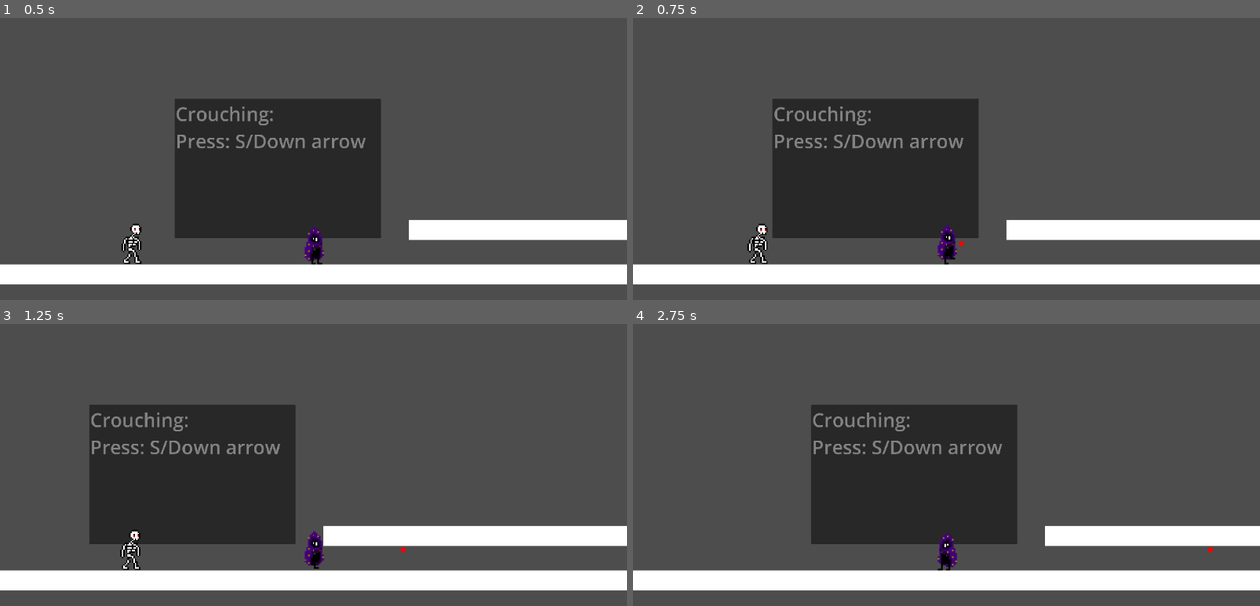
Above: before the commit, frames 1-4 (two rows, left to right).
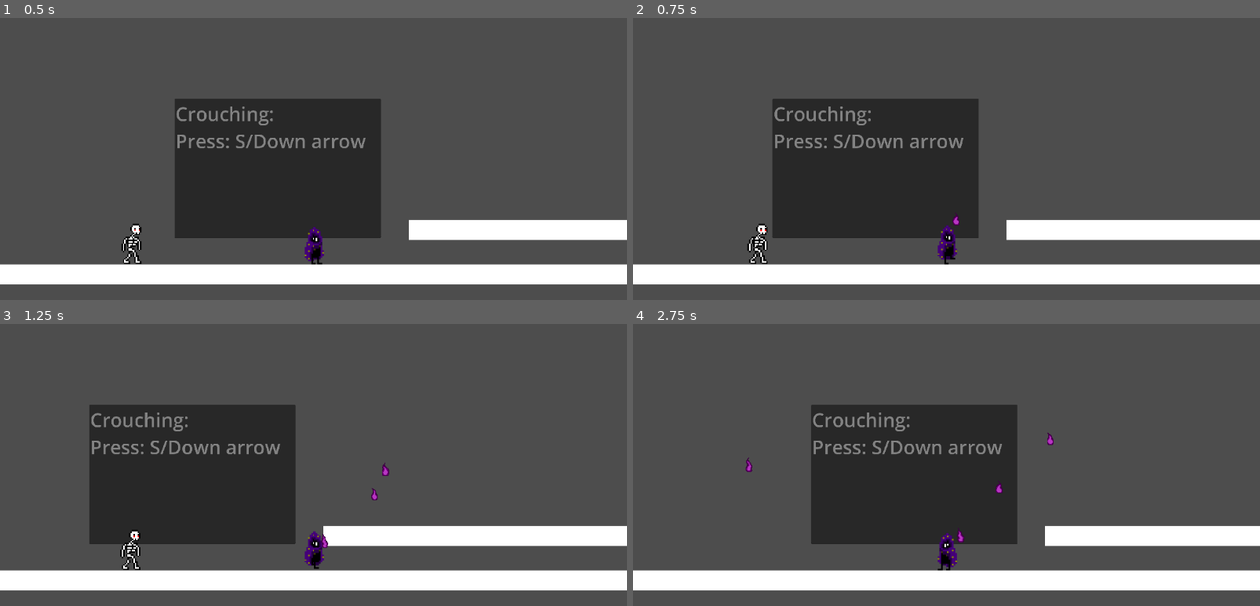
Above: after the commit, the same moments.

Repository: SoopyTM/game-for-people
Game: Godot game, scene res://Temp Assets + Scenes/Testing level.tscn
The game is run twice, just before and just after one commit, with the same random seed, the same clock (stepped at 60 frames per second) and the same inputs.
Inputs (mouse positions are in pixels of both pictures, inside the frame that each line leads up to):
- Up to frame 1 (0.5 s): no input
- Up to frame 2 (0.75 s): move the mouse to (1084, 175) at 0.52 s; hold D (Walk_Right) from 0.53 s (still down); hold Shift (Shoot) from 0.53 s (still down)
- Up to frame 3 (1.25 s): keep holding D (Walk_Right); keep holding Shift (Shoot); tap Space (Jump) at 0.77 s
- Up to frame 4 (2.75 s): move the mouse to (821, 518) at 1.27 s; release Shift (Shoot) at 1.28 s; tap S (Crouch) at 1.35 s; tap Space (Jump) at 1.52 s; tap Shift (Shoot) at 1.55 s; move the mouse to (1009, 422) at 2.02 s; release D (Walk_Right) at 2.03 s; hold A (Walk_Left) from 2.03 s (still down); hold Shift (Shoot) from 2.03 s (still down)

Frame 1 is identical in both runs. In frame 2, less than 0.1% of the frame differs, in the area x 50-53%, y 69-82%; in frame 3, 0.1%; in frame 4, 0.2%, in the area x 17-93%, y 38-82%.

Commit message:
Changed the aiming of the bullet and a few other things.
Added a very simple way of doing the animation

The animation is played at 7 fps because I thought it looked decent.

The projectile now shoots in the direction the mouse cursor is in.

This is a much better way than how we were doing things, but it is in the experiment branch so people can tell me if they like it. Let me know on discord.

Diff:
--- a/Main Scenes/Player.tscn
+++ b/Main Scenes/Player.tscn
@@ -97,3 +97,5 @@
 animation = &"Idle"
 frame = 3
 frame_progress = 1.0
+
+[node name="Aiming Ray" type="RayCast2D" parent="."]
--- a/Main Scenes/bullet.tscn
+++ b/Main Scenes/bullet.tscn
@@ -1,12 +1,47 @@
-[gd_scene load_steps=5 format=3 uid="uid://bvvs1b6eswxj1"]
+[gd_scene load_steps=12 format=3 uid="uid://bvvs1b6eswxj1"]
 
 [ext_resource type="Script" path="res://Scripts/bullet.gd" id="1_gdfjj"]
+[ext_resource type="Texture2D" uid="uid://dmqjp1dnxrrpb" path="res://Images/Fireball/Fireball Frame 1.png" id="2_butt6"]
+[ext_resource type="Texture2D" uid="uid://ccvw8qedrrjlf" path="res://Images/Fireball/Fireball Frame 2.png" id="3_gmv1s"]
+[ext_resource type="Texture2D" uid="uid://wneas2go7pas" path="res://Images/Fireball/Fireball Frame 3.png" id="4_k7aqo"]
+[ext_resource type="Texture2D" uid="uid://dysoordraewba" path="res://Images/Fireball/Fireball Frame 4.png" id="5_p6uav"]
+[ext_resource type="Texture2D" uid="uid://blgjjf2y3ixu7" path="res://Images/Fireball/Fireball Frame 5.png" id="6_y3v6l"]
+[ext_resource type="Texture2D" uid="uid://db8ekheffw7tq" path="res://Images/Fireball/Fireball Frame 6.png" id="7_svxo0"]
+[ext_resource type="Texture2D" uid="uid://bh4fhwlcl1eli" path="res://Images/Fireball/Fireball Frame 7.png" id="8_mwcd0"]
 
 [sub_resource type="CircleShape2D" id="CircleShape2D_w3qlq"]
+radius = 16.0312
 
 [sub_resource type="CircleShape2D" id="CircleShape2D_ejusx"]
 
-[sub_resource type="SphereMesh" id="SphereMesh_c57a2"]
+[sub_resource type="SpriteFrames" id="SpriteFrames_ycvd6"]
+animations = [{
+"frames": [{
+"duration": 1.5,
+"texture": ExtResource("2_butt6")
+}, {
+"duration": 1.0,
+"texture": ExtResource("3_gmv1s")
+}, {
+"duration": 1.5,
+"texture": ExtResource("4_k7aqo")
+}, {
+"duration": 1.0,
+"texture": ExtResource("5_p6uav")
+}, {
+"duration": 1.5,
+"texture": ExtResource("6_y3v6l")
+}, {
+"duration": 1.0,
+"texture": ExtResource("7_svxo0")
+}, {
+"duration": 1.0,
+"texture": ExtResource("8_mwcd0")
+}],
+"loop": true,
+"name": &"fireBall",
+"speed": 7.0
+}]
 
 [node name="bullet" type="Area2D" groups=["bullet"]]
 script = ExtResource("1_gdfjj")
@@ -14,18 +49,19 @@
 [node name="CollisionShape2D" type="CollisionShape2D" parent="."]
 shape = SubResource("CircleShape2D_w3qlq")
 
-[node name="Sprite2D" type="Sprite2D" parent="."]
-
 [node name="ShapeCast2D" type="ShapeCast2D" parent="."]
+scale = Vector2(1.605, 1.595)
 shape = SubResource("CircleShape2D_ejusx")
 target_position = Vector2(0, 0)
-
-[node name="MeshInstance2D" type="MeshInstance2D" parent="."]
-modulate = Color(0.988235, 0, 0, 1)
-position = Vector2(0, 2.44379e-06)
-scale = Vector2(20.0227, 20)
-mesh = SubResource("SphereMesh_c57a2")
 
 [node name="Timer" type="Timer" parent="."]
 wait_time = 5.0
 autostart = true
+
+[node name="AnimatedSprite2D" type="AnimatedSprite2D" parent="."]
+position = Vector2(4, -17)
+scale = Vector2(2.08203, 2.08203)
+sprite_frames = SubResource("SpriteFrames_ycvd6")
+animation = &"fireBall"
+frame = 3
+frame_progress = 0.105796
--- a/Scripts/bullet.gd
+++ b/Scripts/bullet.gd
@@ -1,11 +1,19 @@
+# find a "is ready" function and put that in _process. this is for the animation. probably do if possible: "if bulletOrSomeThing.is_ready()" or something like that.
+
+
 extends Area2D
 
 @export var speed: float = 1000
 @export var direction: Vector2 = Vector2.RIGHT
 
+var animatedSprite2D
+
+var is_ready: bool = false
+
 @onready var timer: Timer = $Timer
 
 func _ready():
+	is_ready = true
 	if direction == Vector2.ZERO:
 		print("Bullet has no direction! Defaulting to right.")
 		direction = Vector2.RIGHT
@@ -14,6 +22,9 @@
 	body_entered.connect(_on_body_entered)
 
 func _process(delta: float) -> void:
+	if is_ready:
+		animatedSprite2D = get_node("AnimatedSprite2D")
+		animatedSprite2D.play()
 	position += direction * speed * delta
 
 func _on_timer_timeout():
--- a/Scripts/character_body_2d.gd
+++ b/Scripts/character_body_2d.gd
@@ -63,13 +63,14 @@
 				var bullet_instance = bullet.instantiate()
 				bullet_instance.global_transform = global_transform  # Set position
 
-				# Get player's facing direction based on sprite flip_h
-				var player_facing_direction = Vector2(-1 if get_node("CollisionShape2D").animatedSprite2D.flip_h else 1, 0)
-				bullet_instance.direction = player_facing_direction  # Set bullet direction
+				# Calculate direction towards the mouse cursor
+				var mouse_position = get_global_mouse_position()
+				var direction = (mouse_position - global_position).normalized()
+				bullet_instance.direction = direction
 
 				get_parent().add_child(bullet_instance)
 				canShoot = false
-				await get_tree().create_timer(0.4).timeout
+				await get_tree().create_timer(0.2).timeout
 				canShoot = true
 			else:
 				push_error("Bullet scene is not assigned!")
--- a/Scripts/collision_shape_2d.gd
+++ b/Scripts/collision_shape_2d.gd
@@ -11,6 +11,7 @@
 	animatedSprite2D.play("Walking")
 	animatedSprite2D.position.y = 0
 	animatedSprite2D.flip_h = lastHFlip
+
 
 func _process(delta: float) -> void:
 	if Input.is_action_pressed("Crouch") or raycastAbove.is_colliding():
--- a/project.godot
+++ b/project.godot
@@ -48,7 +48,8 @@
 }
 Shoot={
 "deadzone": 0.5,
-"events": [Object(InputEventKey,"resource_local_to_scene":false,"resource_name":"","device":-1,"window_id":0,"alt_pressed":false,"shift_pressed":false,"ctrl_pressed":false,"meta_pressed":false,"pressed":false,"keycode":0,"physical_keycode":4194325,"key_label":0,"unicode":0,"location":0,"echo":false,"script":null)
+"events": [Object(InputEventMouseButton,"resource_local_to_scene":false,"resource_name":"","device":-1,"window_id":0,"alt_pressed":false,"shift_pressed":false,"ctrl_pressed":false,"meta_pressed":false,"button_mask":0,"position":Vector2(0, 0),"global_position":Vector2(0, 0),"factor":1.0,"button_index":1,"canceled":false,"pressed":false,"double_click":false,"script":null)
+, Object(InputEventKey,"resource_local_to_scene":false,"resource_name":"","device":-1,"window_id":0,"alt_pressed":false,"shift_pressed":false,"ctrl_pressed":false,"meta_pressed":false,"pressed":false,"keycode":0,"physical_keycode":4194325,"key_label":0,"unicode":0,"location":0,"echo":false,"script":null)
 , Object(InputEventKey,"resource_local_to_scene":false,"resource_name":"","device":-1,"window_id":0,"alt_pressed":false …(186 unchanged characters)…
 ]
 }
